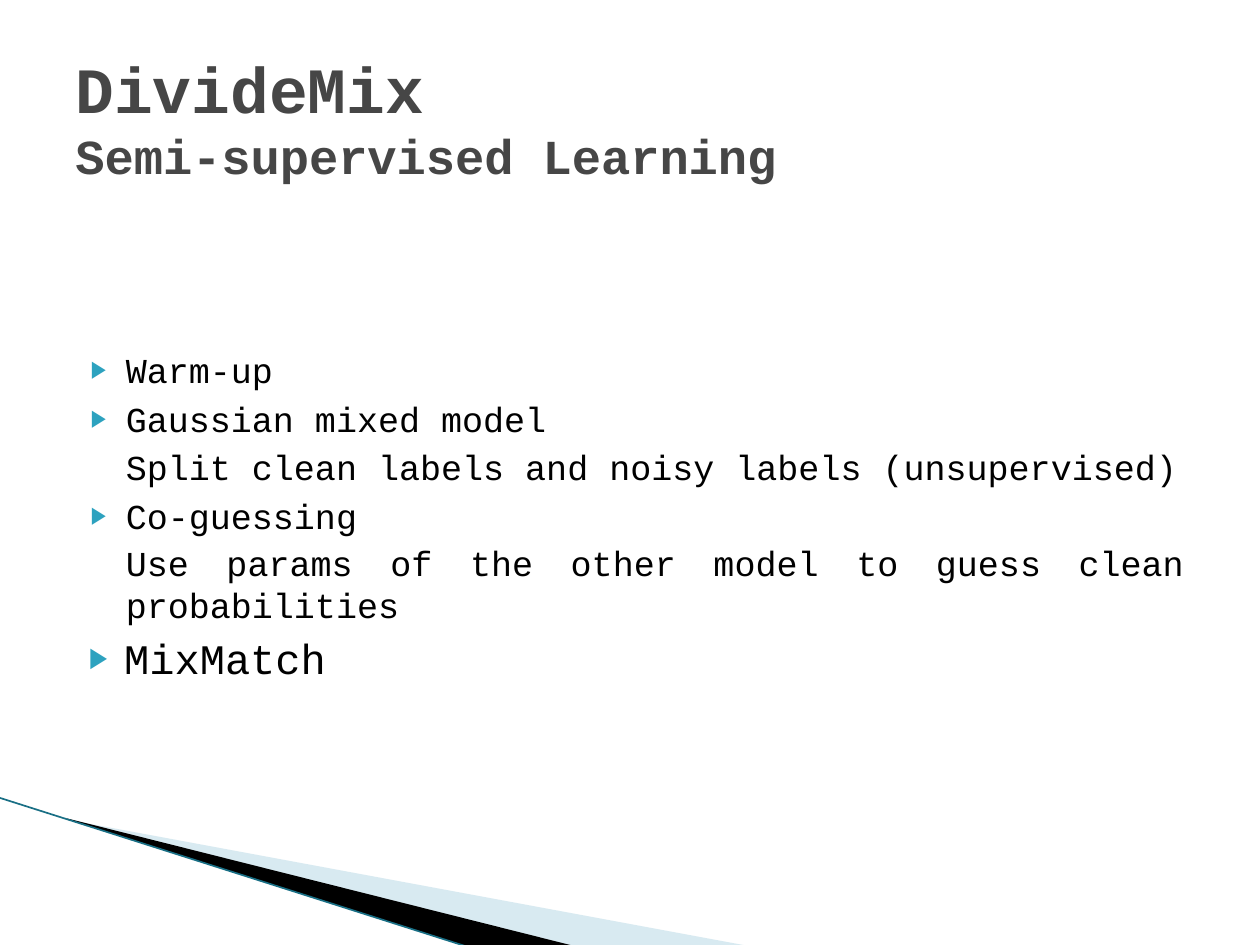
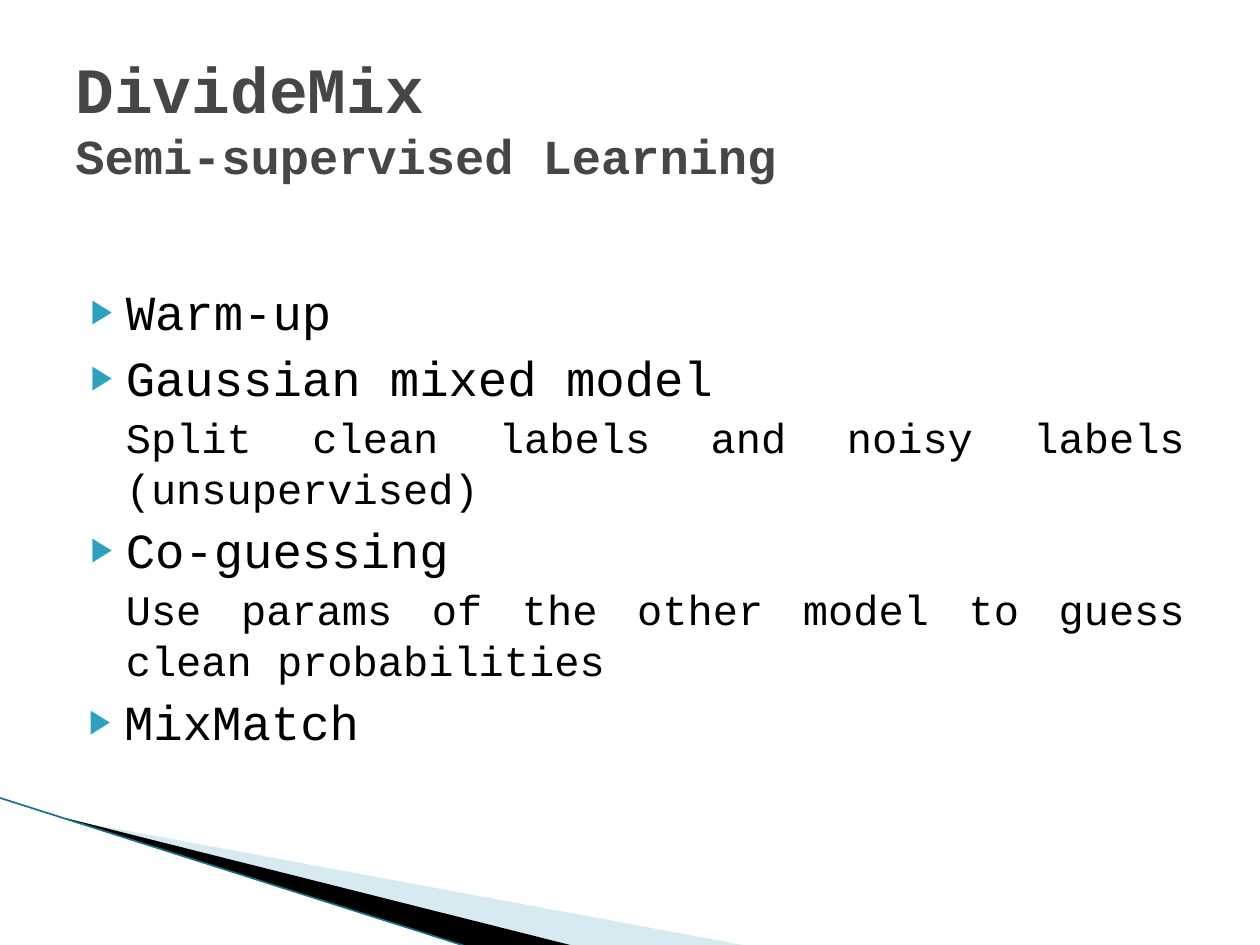
Before and after one commit to huangkaiyikatherine/nexperia, a slide deck: slide 11 of Recent Works on Noisy Labels Robustness.pptx. Drawn at 1260x945 pixels with LibreOffice and Linux fonts; fonts in the diff are those of the drawing; background and template pictures are left out. Boxes give left, top, right and bottom in pixels: in the first picture for what was removed or moved away, otherwise in the second. Text is boxed around its words. In the diff, an @@ line names an element or a change of style, - is before the commit and + after.

Commit message:
literature review on noisy labels robustness v2

```diff
--- a/Recent Works on Noisy Labels Robustness.pptx
+++ b/Recent Works on Noisy Labels Robustness.pptx
@@ text "Warm-up" at bbox=[124, 297, 1185, 741]: size 20 to 28 pt in "Warm-up", "Gaussian mixed model", "Co-guessing"; size 20 to 24 pt in "Split clean labels and noisy labels (unsupervised)", "Use params of the other model to ..."; size 24 to 28 pt in "MixMatch" @@
```
Also in this commit, not shown: 9 other slides changed.
